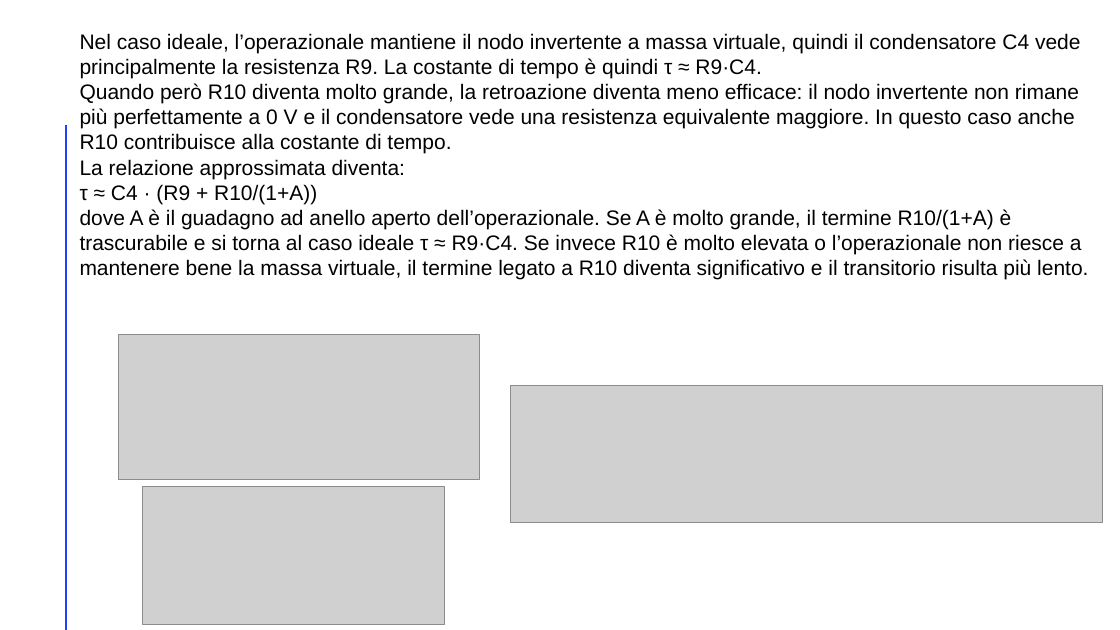
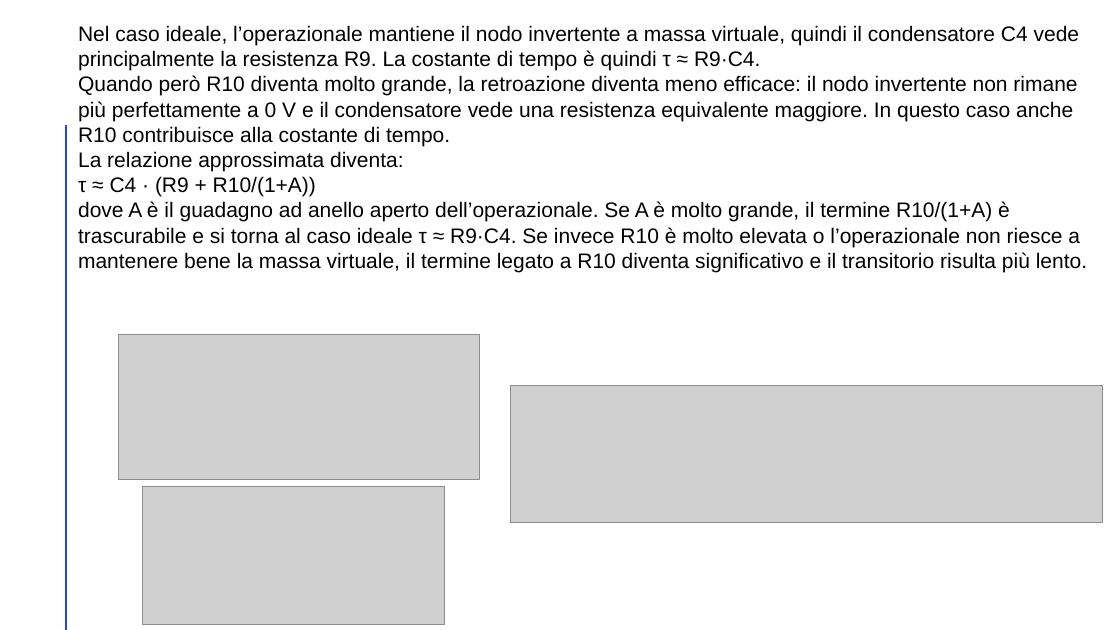
Before and after one commit to RiccardoSC2050/Progetto-sistemi-elettronici, a slide deck: slide 29 of presentazione/presentazione.pptx (slide 28 before the commit). Drawn at 1120x630 pixels with LibreOffice and Linux fonts; fonts in the diff are those of the drawing; grey boxes stand for pictures. Boxes give left, top, right and bottom in pixels: in the first picture for what was removed or moved away, otherwise in the second. Text is boxed around its words. In the diff, an @@ line names an element or a change of style, - is before the commit and + after.

```diff
--- a/presentazione/presentazione.pptx
+++ b/presentazione/presentazione.pptx
@@ text "Nel caso ideale, l’operazionale mantiene ...": place and size @@
-text "Nel caso ideale, l’operazionale mantiene ..." at (80,33,1088,280)
+text "Nel caso ideale, l’operazionale mantiene ..." at (78,25,1087,272)
```
Also in this commit, not shown: 13 other slides changed, 2 slides added, 1 slide removed, 4 other files.
